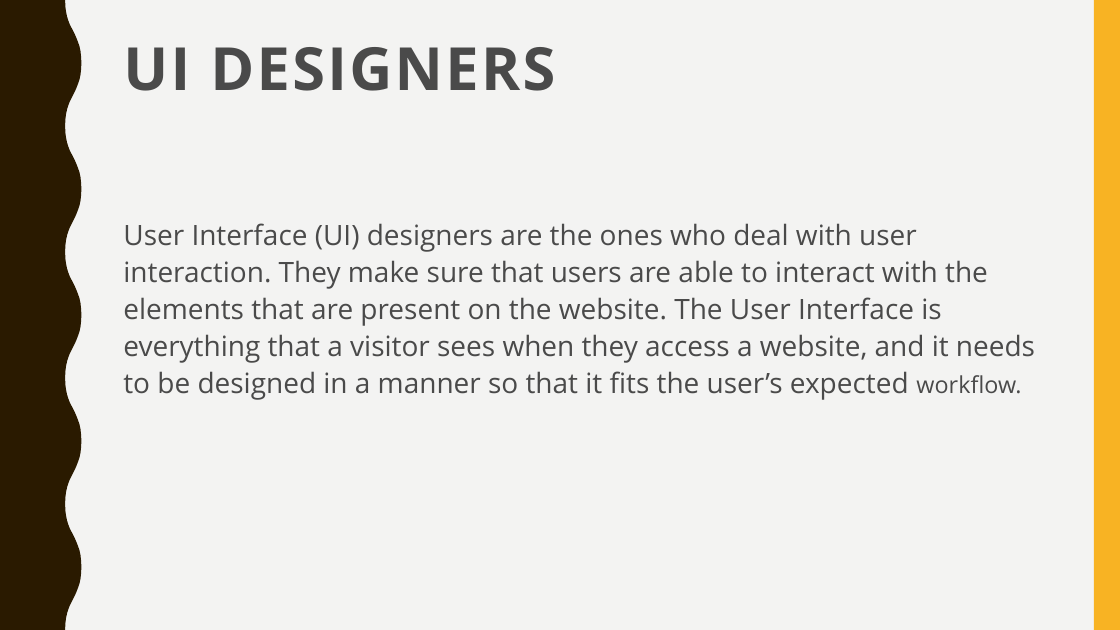
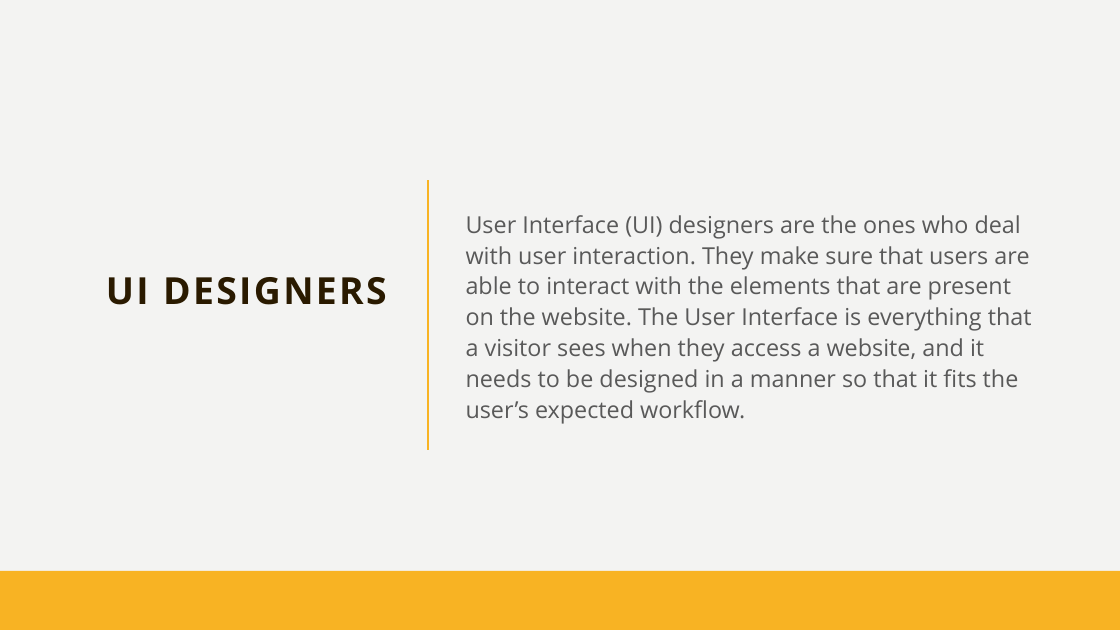
Before and after one commit to glugpace/Intro-to-tech, a slide deck: slide 9 of Web/Web.pptx. Drawn at 1120x630 pixels with LibreOffice and Linux fonts; fonts in the diff are those of the drawing. Boxes give left, top, right and bottom in pixels: in the first picture for what was removed or moved away, otherwise in the second. Text is boxed around its words. In the diff, an @@ line names an element or a change of style, - is before the commit and + after.

```diff
--- a/Web/Web.pptx
+++ b/Web/Web.pptx
@@ rectangle added at [0,0,1120,630], fill #F3F3F2 @@
@@ title "UI DESIGNERS": place and size @@
-title "UI DESIGNERS" at [123,47,555,91]
+title "UI DESIGNERS" at [106,277,387,305]
@@ title "UI DESIGNERS" at [106,277,387,305]: size 51 to 32 pt, text colour #4A4A4A to #2A1A00; alignment left to right; vertical alignment top to middle @@
@@ text "User Interface (UI) designers are ...": place and size @@
-text "User Interface (UI) designers are ..." at [123,223,1035,400]
+text "User Interface (UI) designers are ..." at [466,215,1032,424]
@@ text "User Interface (UI) designers are ..." at [466,215,1032,424]: size 24 to 20 pt, text colour #4A4A4A to #595959; vertical alignment top to middle @@
@@ line added from (429, 181) to (429, 450), #F8B323 1.75 pt @@
@@ rectangle added at [0,571,1120,630], fill #F8B323 @@
```
Also in this commit, not shown: 10 other slides changed.
